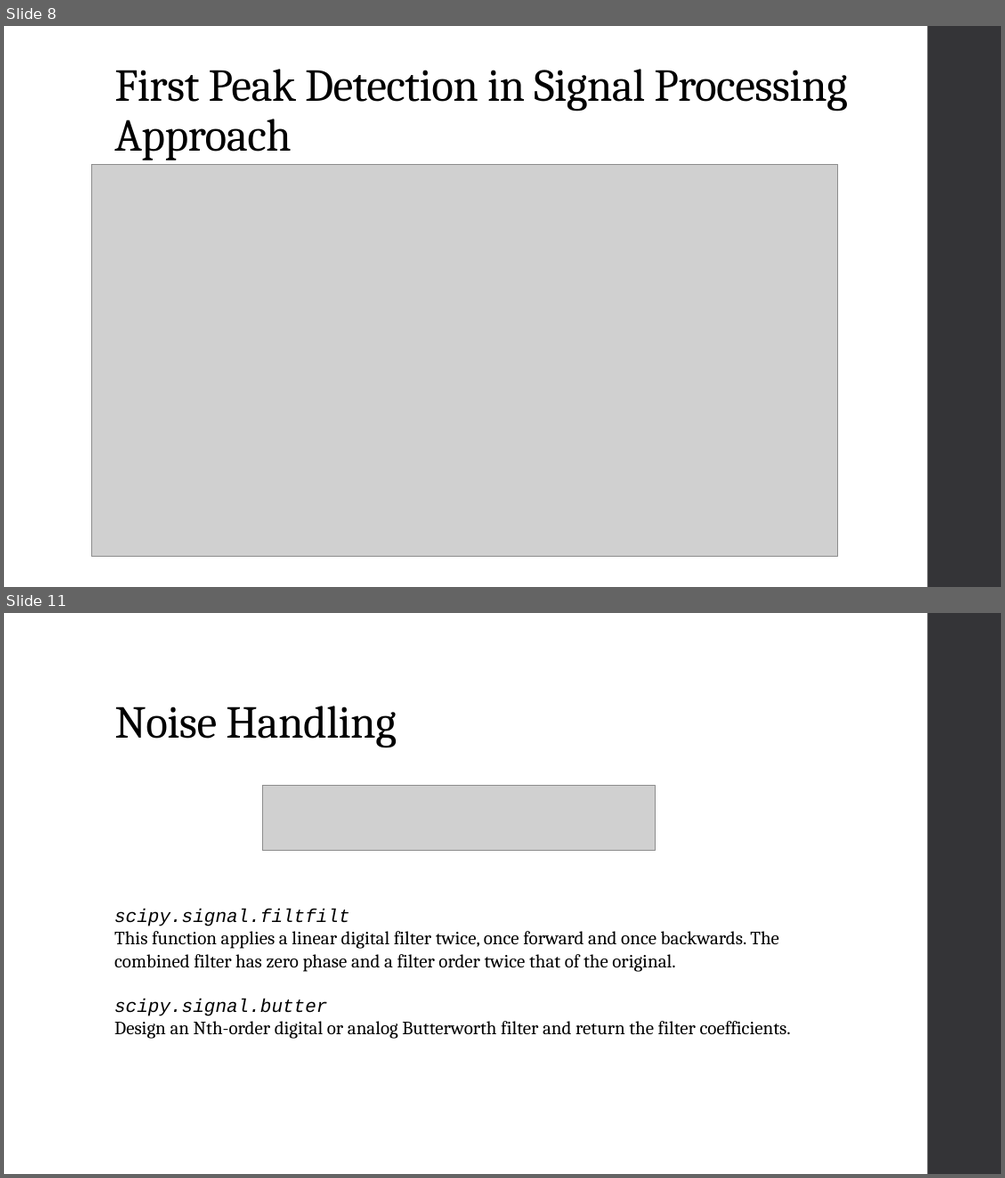
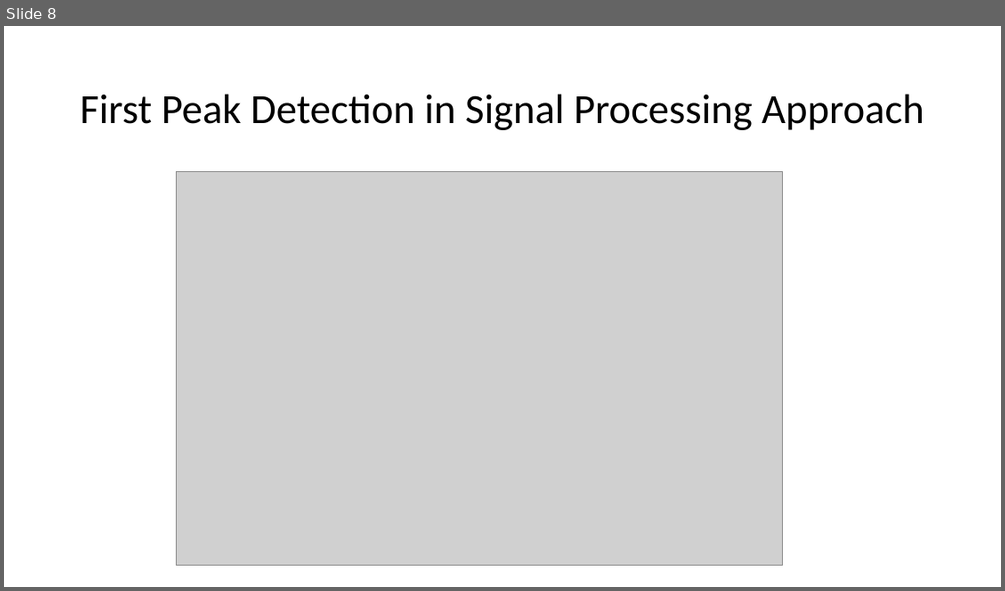
Before and after one commit to Fathir-shishir/peak-detection-, a slide deck: CI project T1.pptx. Shown one above the other, each under a label of ours: slides 8 and 11 before the commit, slide 8 after it; the slides between them are not shown. The pictures are 1005x1178 and 1005x591 pixels, drawn with LibreOffice and Linux fonts; fonts in the diff are those of the drawing; grey boxes stand for pictures. Boxes give left, top, right and bottom in pixels: in the first picture for what was removed or moved away, otherwise in the second. Text is boxed around its words. In the diff, an @@ line names an element or a change of style, - is before the commit and + after.

```diff
--- a/CI project T1.pptx
+++ b/CI project T1.pptx
@@ slide 11 removed at [4,613,1001,1174], background #FFFFFF; not listed: 1 template element that a slide beside it also shows @@
@@ title removed at [114,706,396,747] @@
-Noise Handling
@@ picture removed at [262,785,655,851] @@
@@ text removed at [114,908,791,1038] @@
-scipy.signal.filtfilt
-This function applies a linear digital filter twice, once forward and once backwards. The combined filter has zero phase and a filter order twice that of the original.
-scipy.signal.butter
-Design an Nth-order digital or analog Butterworth filter and return the filter coefficients.
@@ slide 8 changed as well @@
@@ rectangle removed at [928,26,1001,587] @@
@@ title "First Peak Detection in Signal ...": place and size @@
-title "First Peak Detection in Signal ..." at [114,69,847,160]
+title "First Peak Detection in Signal ..." at [80,94,924,130]
@@ title "First Peak Detection in Signal ..." at [80,94,924,130]: size 44 to 40 pt, font Cambria to Calibri, letter spacing -0.5 to 0 pt; vertical alignment bottom to middle @@
@@ picture: place and size @@
-picture at [91,164,838,556]
+picture at [176,172,783,565]
```
Also in this commit, not shown: 11 other slides changed, 4 slides added, 4 other slides removed.
